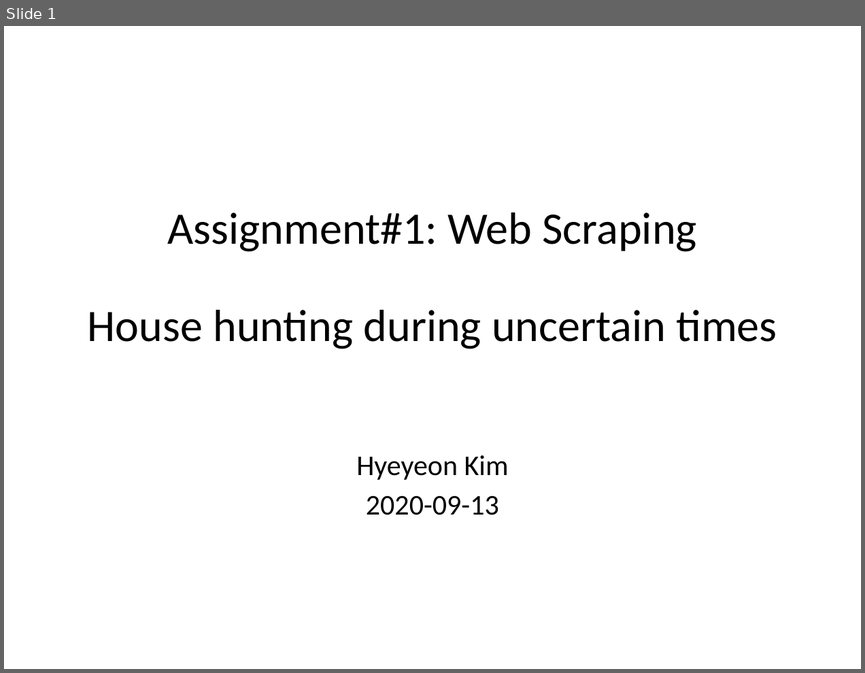
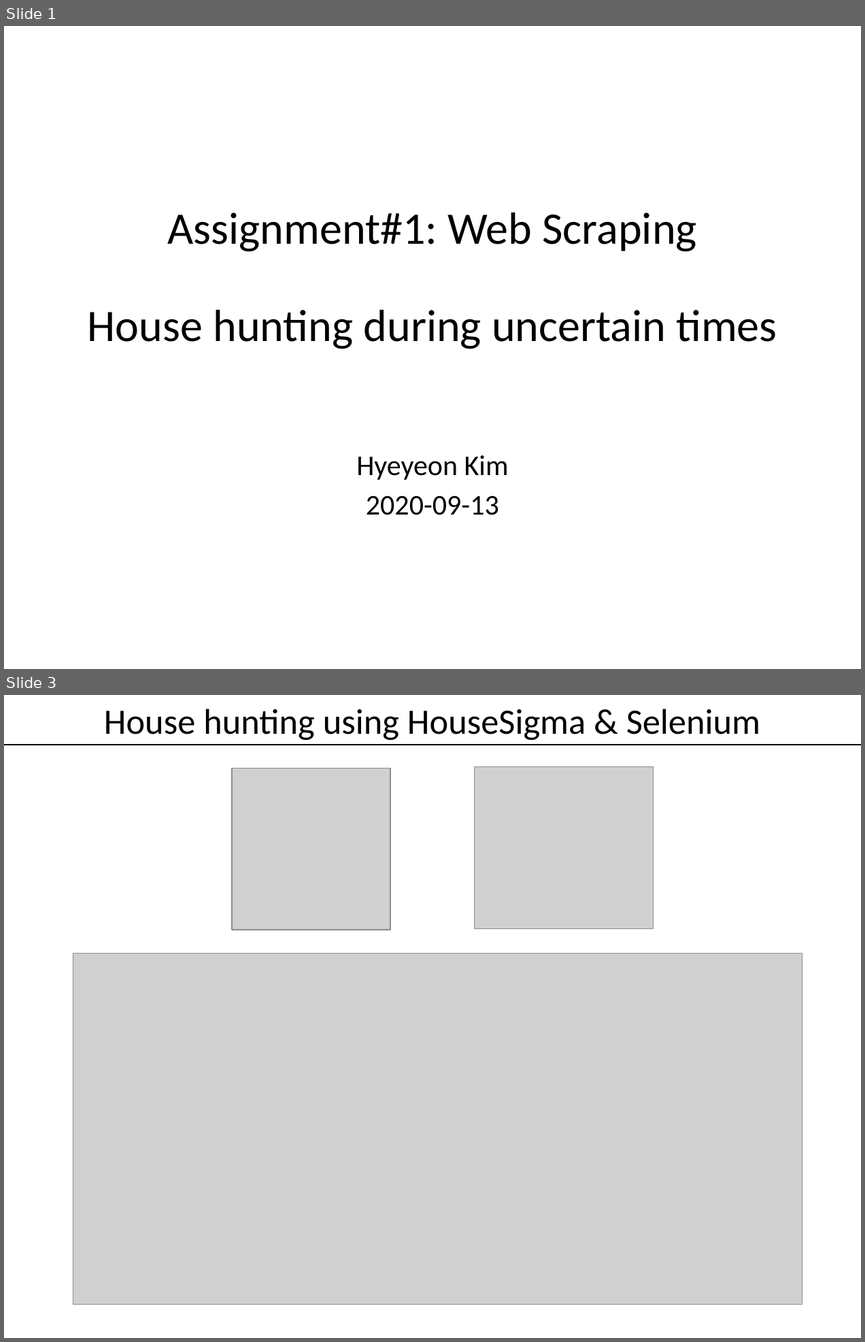
Before and after one commit to ffalohy/Toronto_listings_Part-I-Webscraping, a slide deck: Assignment#1.pptx. Shown one above the other, each under a label of ours: slide 1 before the commit, slides 1 and 3 after it; the slides between them are not shown. The pictures are 865x673 and 865x1342 pixels, drawn with LibreOffice and Linux fonts; fonts in the diff are those of the drawing; grey boxes stand for pictures. Boxes give left, top, right and bottom in pixels: in the first picture for what was removed or moved away, otherwise in the second. Text is boxed around its words. In the diff, an @@ line names an element or a change of style, - is before the commit and + after.

```diff
--- a/Assignment#1.pptx
+++ b/Assignment#1.pptx
@@ slide 3 added at (4, 695, 861, 1338), background #FFFFFF @@
@@ title added at (104, 709, 760, 740), 30 pt, text #000000 @@
+House hunting using HouseSigma & Selenium
@@ line added from (4, 745) to (861, 745), #000000 1.5 pt @@
@@ picture added at (232, 768, 390, 930) @@
@@ picture added at (475, 767, 653, 929) @@
@@ picture added at (73, 953, 802, 1304) @@
```
Also in this commit, not shown: 2 other slides added, 1 slide removed, 1 other file.
